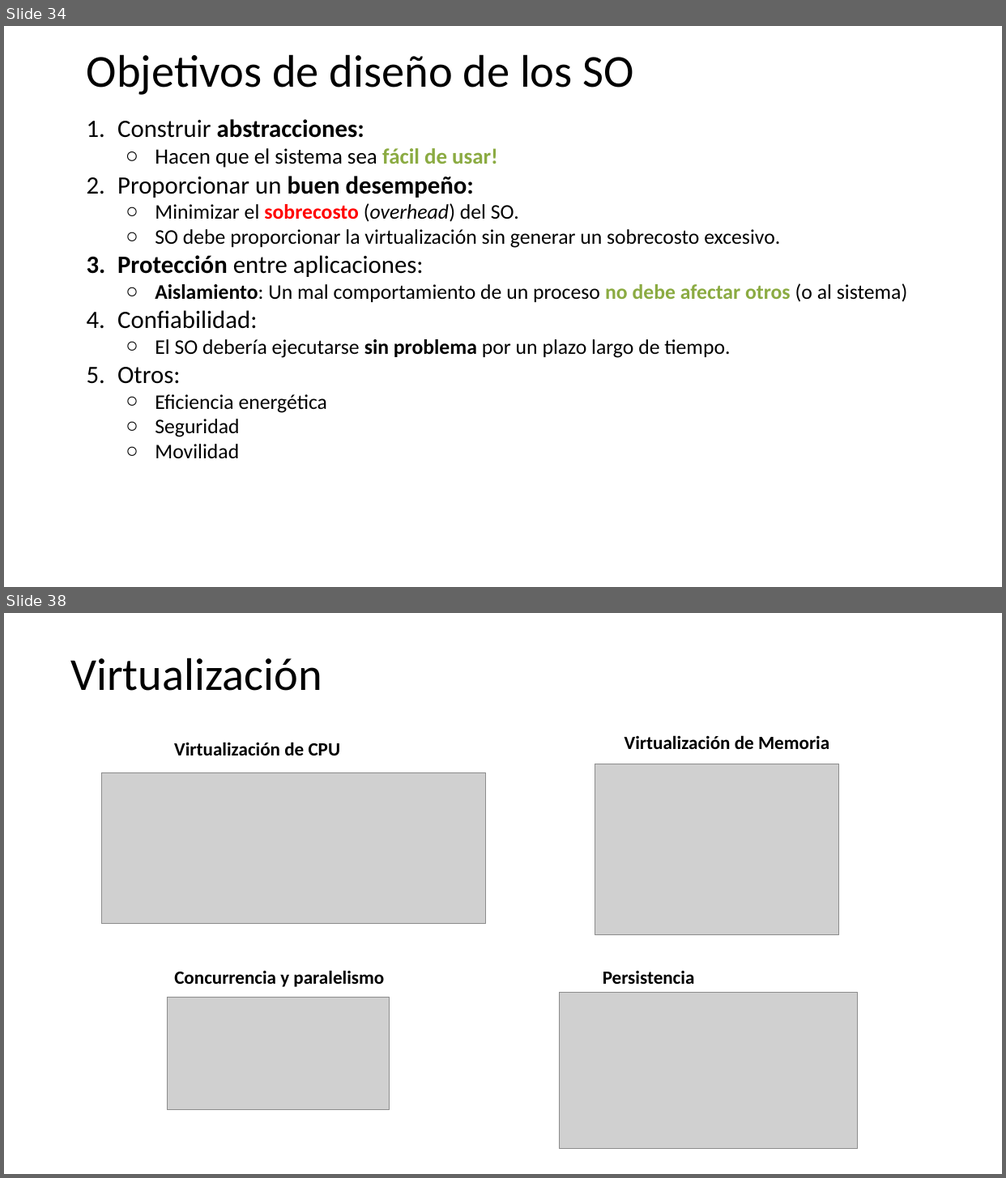
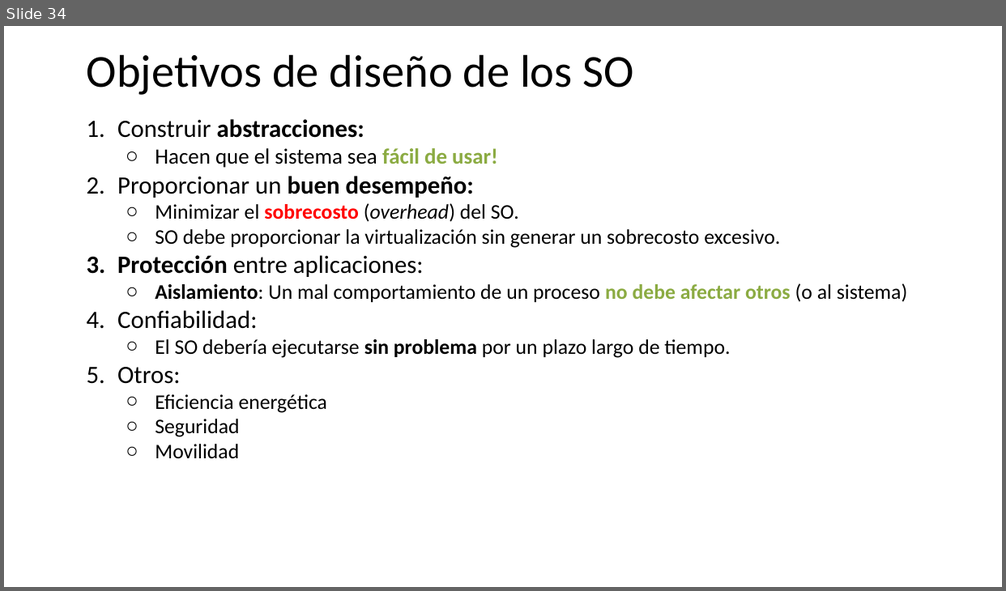
Before and after one commit to udea-so/apuntes_2026-2_SO-virtual, a slide deck: clase_02/SO_apuntes_clase2.pptx. Shown one above the other, each under a label of ours: slides 34 and 38 before the commit, slide 34 after it; the slides between them are not shown. The pictures are 1006x1178 and 1006x591 pixels, drawn with LibreOffice and Linux fonts; fonts in the diff are those of the drawing; grey boxes stand for pictures. Boxes give left, top, right and bottom in pixels: in the first picture for what was removed or moved away, otherwise in the second. Text is boxed around its words. In the diff, an @@ line names an element or a change of style, - is before the commit and + after.

```diff
--- a/clase_02/SO_apuntes_clase2.pptx
+++ b/clase_02/SO_apuntes_clase2.pptx
@@ slide 38 removed at [4, 613, 1002, 1174], background #FFFFFF @@
@@ title removed at [70, 658, 322, 691] @@
-Virtualización
@@ text removed at [174, 742, 341, 756] @@
-Virtualización de CPU
@@ text removed at [624, 735, 829, 749] @@
-Virtualización de Memoria
@@ picture removed at [101, 773, 485, 924] @@
@@ picture removed at [595, 764, 839, 935] @@
@@ text removed at [174, 970, 384, 987] @@
-Concurrencia y paralelismo
@@ text removed at [603, 971, 695, 984] @@
-Persistencia
@@ picture removed at [167, 998, 390, 1110] @@
@@ picture removed at [560, 993, 858, 1149] @@
```
Also in this commit, not shown: 26 other slides removed, 5 other files.
